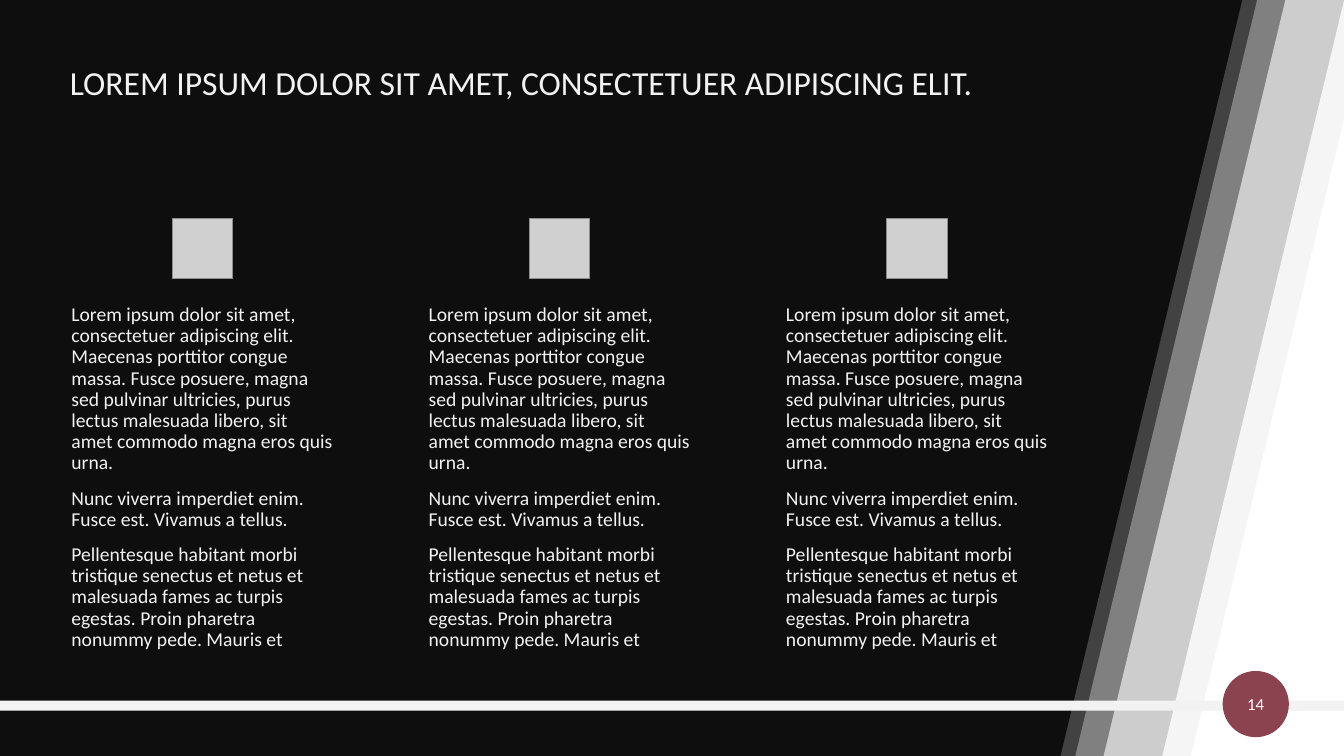
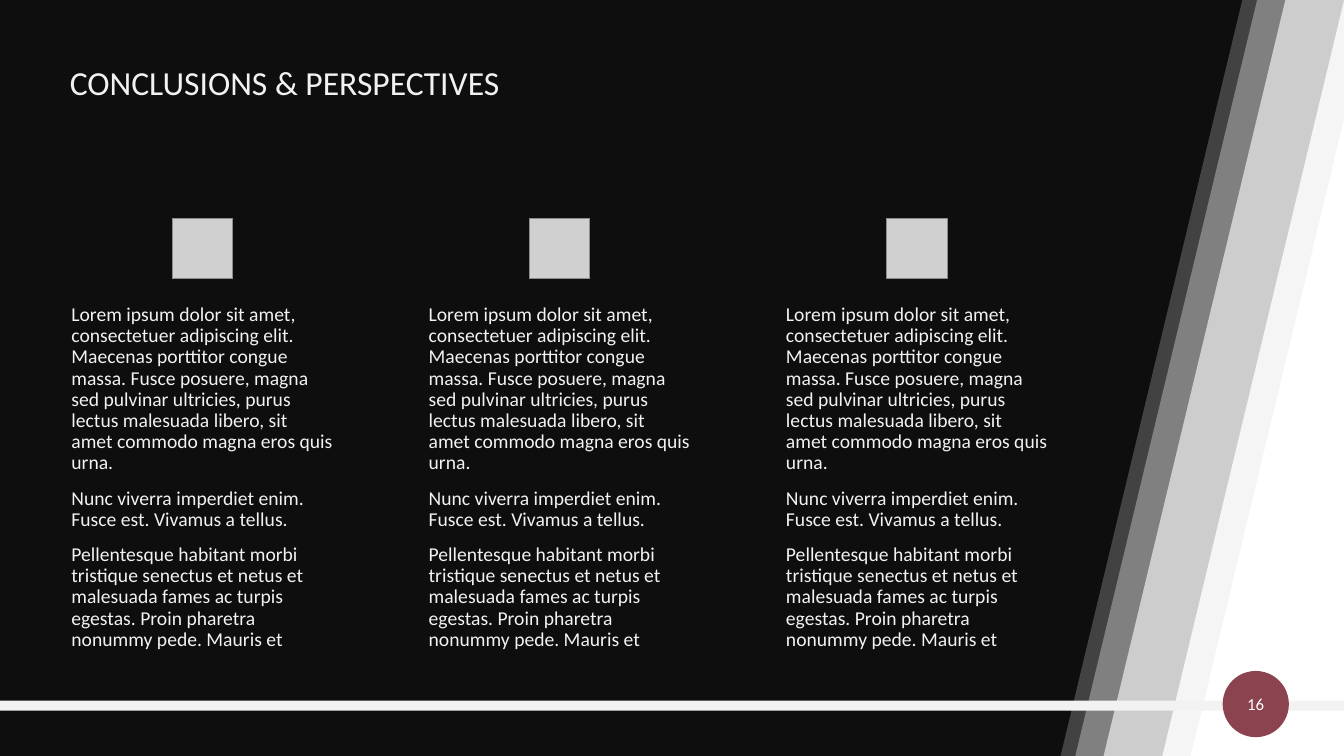
Before and after one commit to FortinoDiVinci/Thesis_report, a slide deck: slide 16 of Communication/FeDeV 2019/fedev_2019.pptx (slide 14 before the commit). Drawn at 1344x756 pixels with LibreOffice and Linux fonts; fonts in the diff are those of the drawing; grey boxes stand for pictures; background and template pictures are left out; a plain dark background stands for a picture behind light text. Boxes give left, top, right and bottom in pixels: in the first picture for what was removed or moved away, otherwise in the second. Text is boxed around its words. In the diff, an @@ line names an element or a change of style, - is before the commit and + after.

```diff
--- a/Communication/FeDeV 2019/fedev_2019.pptx
+++ b/Communication/FeDeV 2019/fedev_2019.pptx
@@ title at <box>70,73,499,96</box>: text changed @@
-LOREM IPSUM DOLOR SIT AMET, CONSECTETUER ADIPISCING ELIT.
+CONCLUSIONS & PERSPECTIVES
@@ page number at <box>1247,698,1264,710</box>: text changed @@
-14
+16
```
Also in this commit, not shown: 6 other slides changed, 9 slides added, 10 slides removed, 1 other file.
